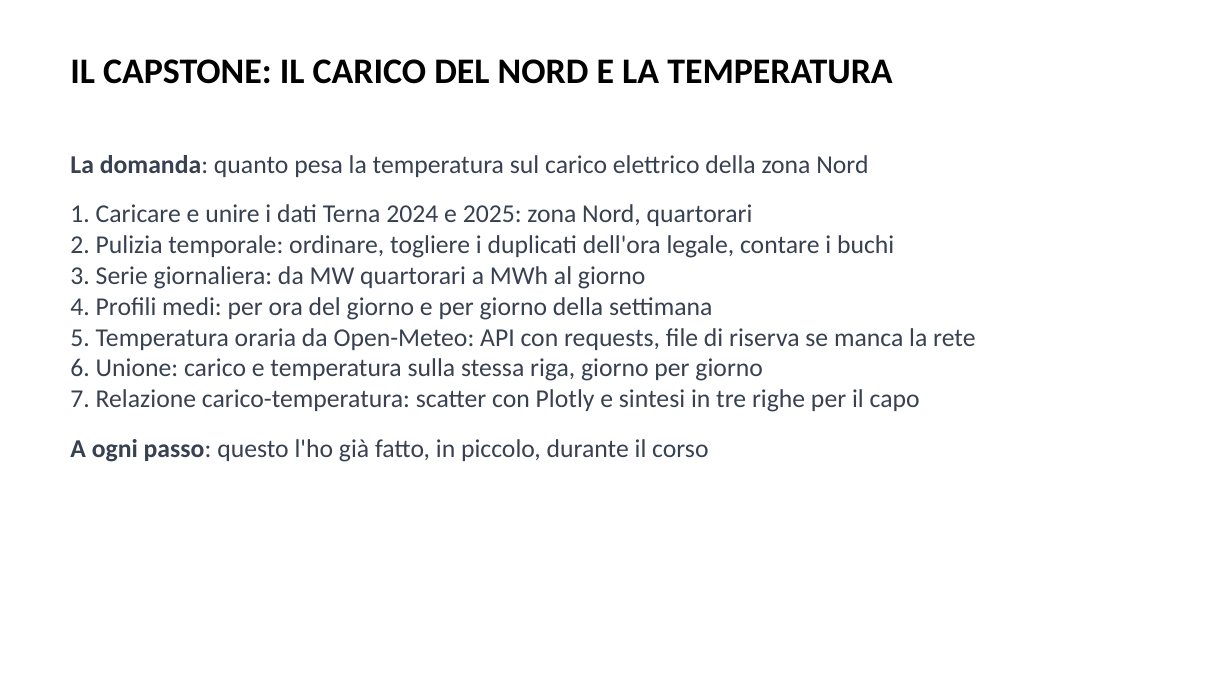
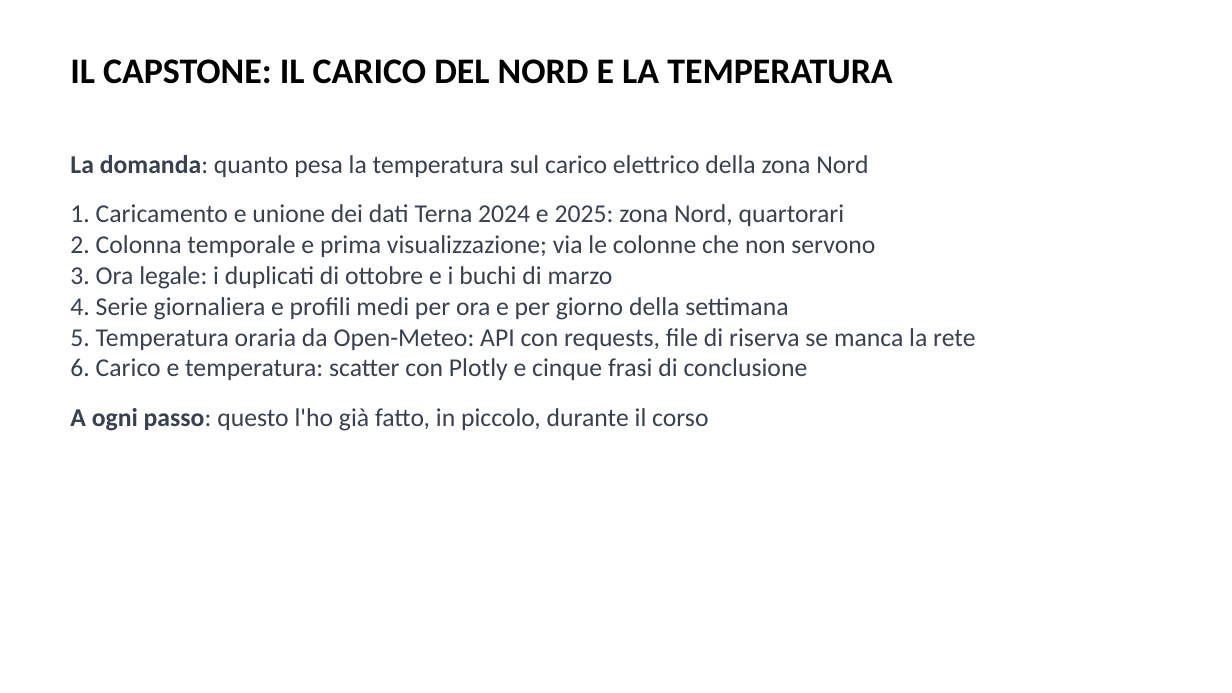
Before and after one commit to AndreaCorvaglia0/python-base-utilities, a slide deck: slide 16 of Slides/Presentazione_python_base.pptx. Drawn at 1232x693 pixels with LibreOffice and Linux fonts; fonts in the diff are those of the drawing; background and template pictures are left out. Boxes give left, top, right and bottom in pixels: in the first picture for what was removed or moved away, otherwise in the second. Text is boxed around its words. In the diff, an @@ line names an element or a change of style, - is before the commit and + after.

```diff
--- a/Slides/Presentazione_python_base.pptx
+++ b/Slides/Presentazione_python_base.pptx
@@ text at (70, 204, 875, 320): text changed @@
-1. Caricare e unire i dati Terna 2024 e 2025: zona Nord, quartorari
-2. Pulizia temporale: ordinare, togliere i duplicati dell'ora legale, contare i buchi
-3. Serie giornaliera: da MW quartorari a MWh al giorno
-4. Profili medi: per ora del giorno e per giorno della settimana
+1. Caricamento e unione dei dati Terna 2024 e 2025: zona Nord, quartorari
+2. Colonna temporale e prima visualizzazione; via le colonne che non servono
+3. Ora legale: i duplicati di ottobre e i buchi di marzo
+4. Serie giornaliera e profili medi per ora e per giorno della settimana
@@ text at (70, 358, 808, 380): text changed @@
-6. Unione: carico e temperatura sulla stessa riga, giorno per giorno
-7. Relazione carico-temperatura: scatter con Plotly e sintesi in tre righe per il capo
+6. Carico e temperatura: scatter con Plotly e cinque frasi di conclusione
```
Also in this commit, not shown: 9 other files.
